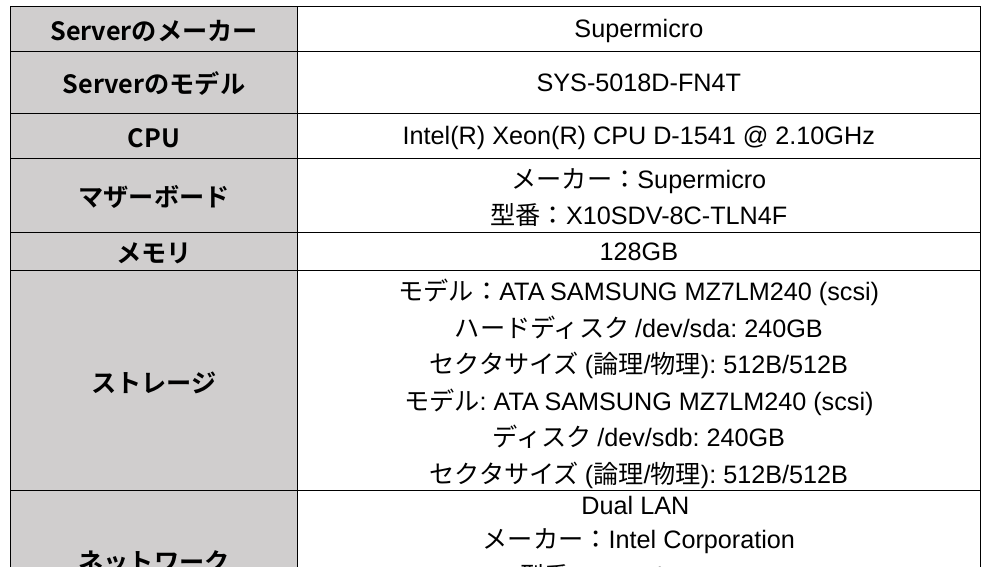
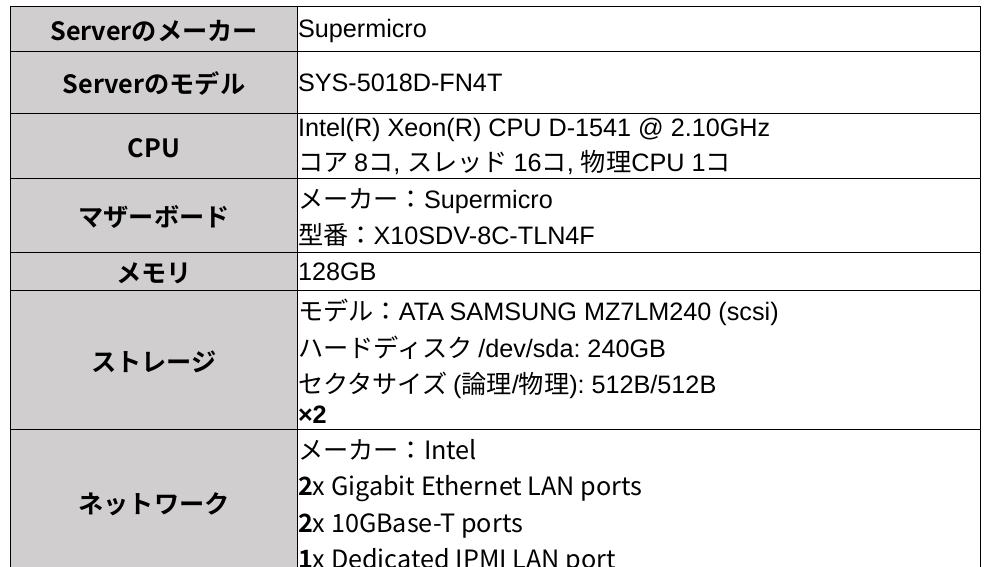
Before and after one commit to Alice-to-Bob/Graduate_School, a slide deck: slide 6 of SUBTHEME/graphs/telework_list.pptx. Drawn at 1008x567 pixels with LibreOffice and Linux fonts; fonts in the diff are those of the drawing. Boxes give left, top, right and bottom in pixels: in the first picture for what was removed or moved away, otherwise in the second. Text is boxed around its words. In the diff, an @@ line names an element or a change of style, - is before the commit and + after.

```diff
--- a/SUBTHEME/graphs/telework_list.pptx
+++ b/SUBTHEME/graphs/telework_list.pptx
@@ table at (11,7,980,542) @@
-row 3, column 2: Intel(R) Xeon(R) CPU D-1541 @ 2.10GHz
+row 3, column 2: Intel(R) Xeon(R) CPU D-1541 @ 2.10GHz / コア 8コ, スレッド 16コ, 物理CPU 1コ
-row 6, column 2: モデル：ATA SAMSUNG MZ7LM240 (scsi) ハードディスク /dev/sda: 240GB セクタサイズ (論理/物理): 512B/512B モデル: ATA SAMSUNG MZ7LM240 (scsi) ディスク /dev/sdb: 240GB セクタサイズ (論理/物理): 512B/512B
+row 6, column 2: モデル：ATA SAMSUNG MZ7LM240 (scsi) ハードディスク /dev/sda: 240GB セクタサイズ (論理/物理): 512B/512B / ×2
-row 7, column 2: Dual LAN メーカー：Intel Corporation 型番：X552/X557-AT 規格：10GBASE-T
+row 7, column 2: メーカー：Intel / 2x Gigabit Ethernet LAN ports / 2x 10GBase-T ports / 1x Dedicated IPMI LAN port
@@ alignment centre to left @@
```
Also in this commit, not shown: 1 other slide changed, 1 slide added, 17 other files.
